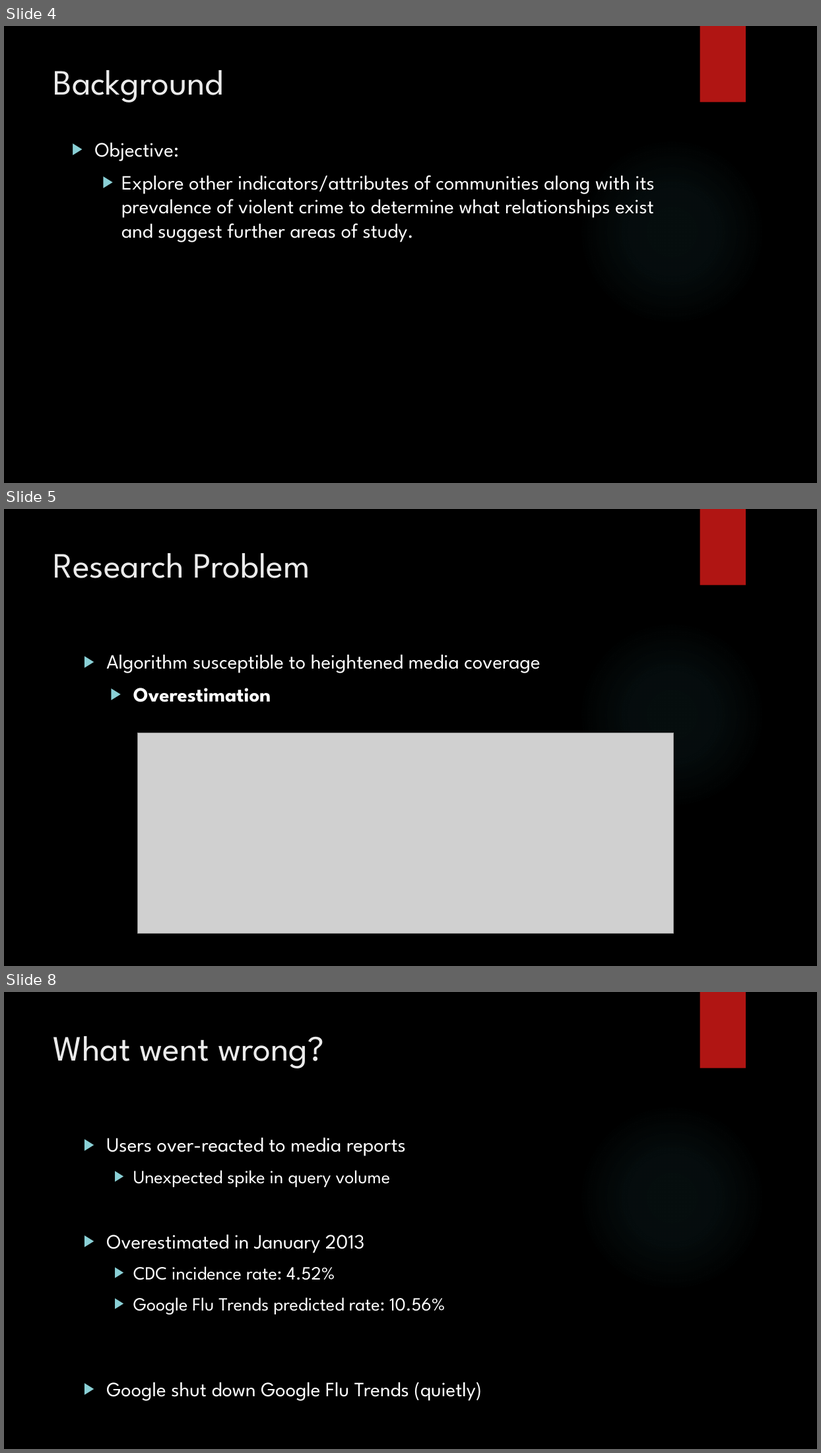
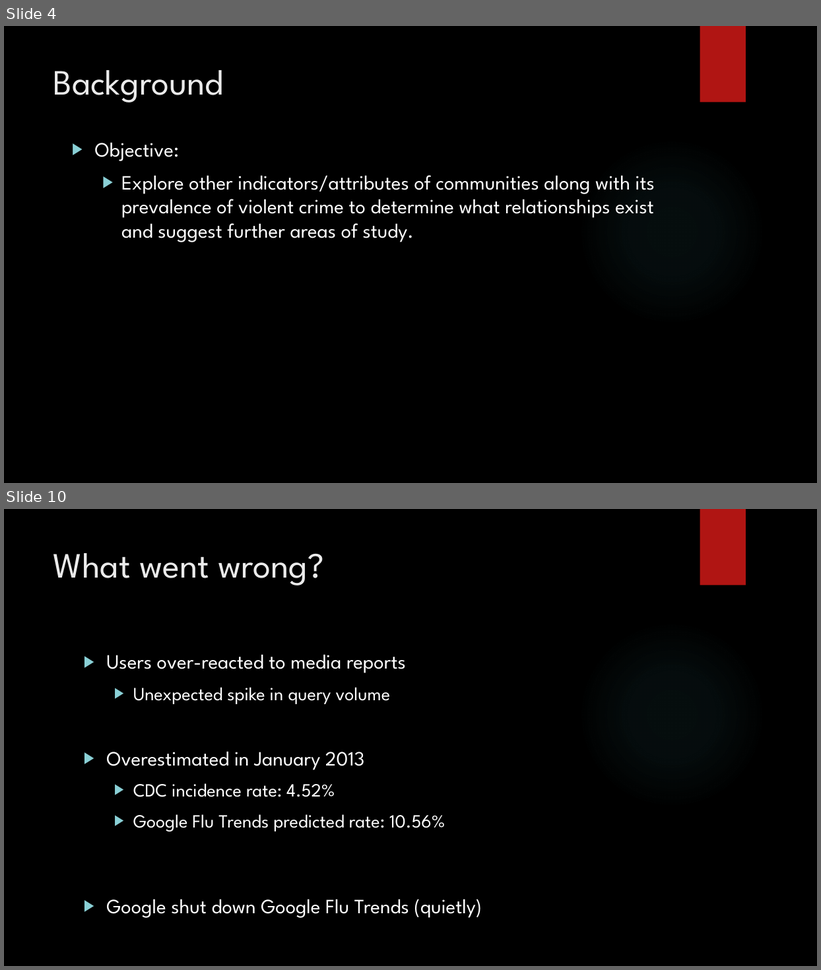
Before and after one commit to Polo08816/DataMining, a slide deck: GroupProject/GroupProject.pptx. Shown one above the other, each under a label of ours: slides 4, 5 and 8 before the commit, slides 4 and 10 after it; the slides between them are not shown. The pictures are 821x1453 and 821x970 pixels, drawn with LibreOffice and Linux fonts; fonts in the diff are those of the drawing; grey boxes stand for pictures; background and template pictures are left out. Boxes give left, top, right and bottom in pixels: in the first picture for what was removed or moved away, otherwise in the second. Text is boxed around its words. In the diff, an @@ line names an element or a change of style, - is before the commit and + after.

```diff
--- a/GroupProject/GroupProject.pptx
+++ b/GroupProject/GroupProject.pptx
@@ slide 5 removed at [4,509,817,966], background picture (left out); not listed: 2 template elements that a slide beside it also shows @@
@@ title removed at [54,553,310,578] @@
-Research Problem
@@ text removed at [106,654,540,702] @@
-  ▶ Algorithm susceptible to heightened media coverage
-    ▶ Overestimation
@@ picture removed at [138,733,675,933] @@
@@ what was slide 8 is now slide 10 @@
```
Also in this commit, not shown: 5 slides added, 2 other slides removed.
